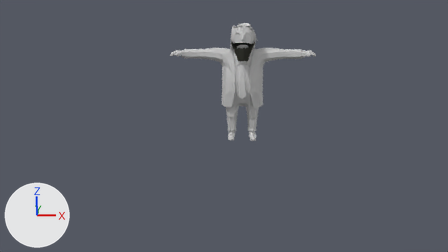
The Blender file Assets/3D Models/03-Kirchhoff/Kirchhoff.blend as it was, and as the next commit left it.
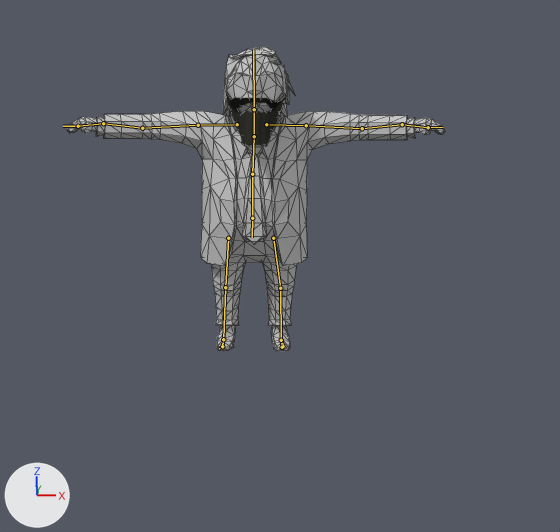
Each version is shown from the file's camera 'Camera', then close up on the part from 32% to 81% of the width and 2% to 84% of the height. The lights are fixed; the arrows at lower left show +X, +Y and +Z. The bones that bend it are drawn over the model as lines in the close-ups. The close-ups show mesh edges as thin lines.

In view in the first close-up: 'Cylinder', 'trump_lp_model.001'.
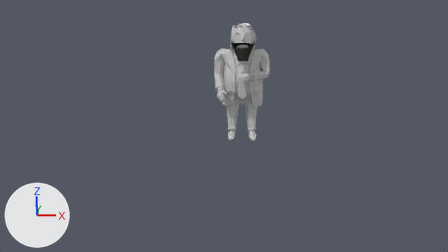
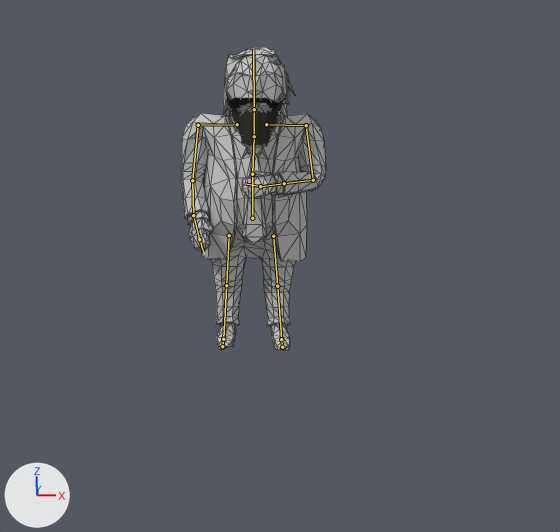
The newer file adds an action. The first version stands in its rest pose; the second is drawn at frame 56 of the action 'KirchiNotFeelingGood'.

Patch to the scene script:
```diff
--- a/Assets/3D Models/03-Kirchhoff/Kirchhoff.blend.py
+++ b/Assets/3D Models/03-Kirchhoff/Kirchhoff.blend.py
@@ bone_ellenbogen_l @@
 bone_ellenbogen_l = bpy.data.objects['HumbiKnochen'].pose.bones['Ellenbogen.L']  # child of 'Steuerbone'
-bone_ellenbogen_l.location = (0.0, 0.0, 0.0)
+bone_ellenbogen_l.location = (-0.144, 0.22, 0.067)
@@ bone_hand_ik_l @@
 bone_hand_ik_l = bpy.data.objects['HumbiKnochen'].pose.bones['Hand.IK.L']  # child of 'Steuerbone'
-bone_hand_ik_l.location = (0.0, 0.0, 0.0)
+bone_hand_ik_l.location = (0.331, -0.62, -0.393)
@@ bone_hüfte @@
 bone_hüfte = bpy.data.objects['HumbiKnochen'].pose.bones['Hüfte']  # child of 'Steuerbone'
-bone_hüfte.rotation_quaternion = (1.0, 0.0, 0.0, 0.0)  # degrees (0, 0, 0)
+bone_hüfte.rotation_quaternion = (0.792, 0.611, 0.0, 0.0)  # degrees (75, 0, 0)
@@ bone_oberschenkel_l @@
 bone_oberschenkel_l = bpy.data.objects['HumbiKnochen'].pose.bones['Oberschenkel:L']  # child of 'Hüfte'
-bone_oberschenkel_l.location = (0.0, 0.0, 0.0)
+bone_oberschenkel_l.location = (-0.001, 0.04, -0.136)
@@ bone_oberschenkel_l_001 @@
 bone_oberschenkel_l_001 = bpy.data.objects['HumbiKnochen'].pose.bones['Oberschenkel:L.001']  # child of 'Hüfte'
-bone_oberschenkel_l_001.location = (0.0, 0.0, 0.0)
+bone_oberschenkel_l_001.location = (0.008, 0.041, -0.136)
@@ bone_hand_ik_r_001 @@
 bone_hand_ik_r_001 = bpy.data.objects['HumbiKnochen'].pose.bones['Hand.IK.R.001']  # child of 'Steuerbone'
-bone_hand_ik_r_001.location = (0.0, 0.0, 0.0)
+bone_hand_ik_r_001.location = (-0.203, -0.464, -0.573)
@@ bone_unterarm_l @@
 bone_unterarm_l = bpy.data.objects['HumbiKnochen'].pose.bones['Unterarm.L']  # child of 'Oberarm.L'
-bone_unterarm_l.rotation_quaternion = (1.0, 0.0, 0.0, 0.0)  # degrees (0, 0, 0)
+bone_unterarm_l.rotation_quaternion = (0.938, -0.019, -0.077, -0.338)  # degrees (1, -9, -40)
@@ bone_finger_l @@
 bone_finger_l = bpy.data.objects['HumbiKnochen'].pose.bones['Finger.L']  # child of 'Hand.L'
-bone_finger_l.scale = (1.0, 1.0, 1.0)
+bone_finger_l.scale = (1.12, 1.2, 1.0)
@@ bone_unterarm_r_001 @@
 bone_unterarm_r_001 = bpy.data.objects['HumbiKnochen'].pose.bones['Unterarm.R.001']  # child of 'Oberarm.R.001'
-bone_unterarm_r_001.rotation_quaternion = (1.0, 0.0, 0.0, 0.0)  # degrees (0, 0, 0)
+bone_unterarm_r_001.rotation_quaternion = (0.999, -0.03, 0.0, 0.027)  # degrees (-3, 0, 3)
```

Pixel boxes [x1, y1, x2, y2] of what changed, in the close-ups (560 x 532 px):
'trump_lp_model.001', posed (61% narrower): before [67, 47, 445, 351]; after [181, 47, 326, 351]
bone 'Hüfte', root to tip: before (252, 218) to (252, 237); after (252, 218) to (252, 214)
bone 'Oberschenkel:L', root to tip: before (273, 238) to (280, 288); after (273, 236) to (277, 286)
bone 'Oberschenkel:L.001', root to tip: before (228, 238) to (225, 287); after (229, 235) to (226, 285)
bone 'Unterarm.L', root to tip: before (362, 128) to (402, 124); after (313, 180) to (284, 183)
bone 'Finger.L', root to tip: before (428, 127) to (443, 127); after (260, 186) to (244, 183)
bone 'Unterarm.R.001', root to tip: before (142, 128) to (103, 123); after (192, 180) to (193, 215)
